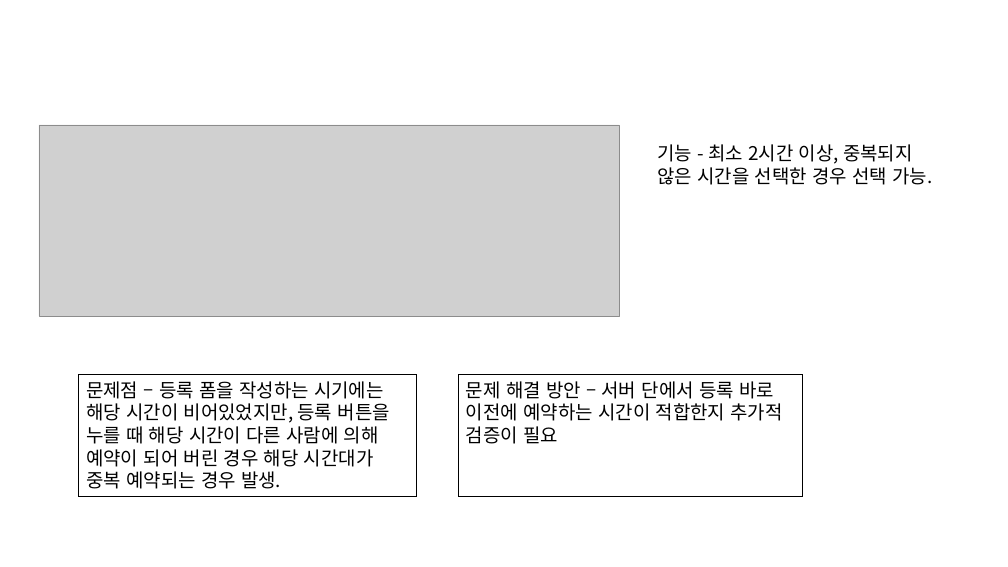
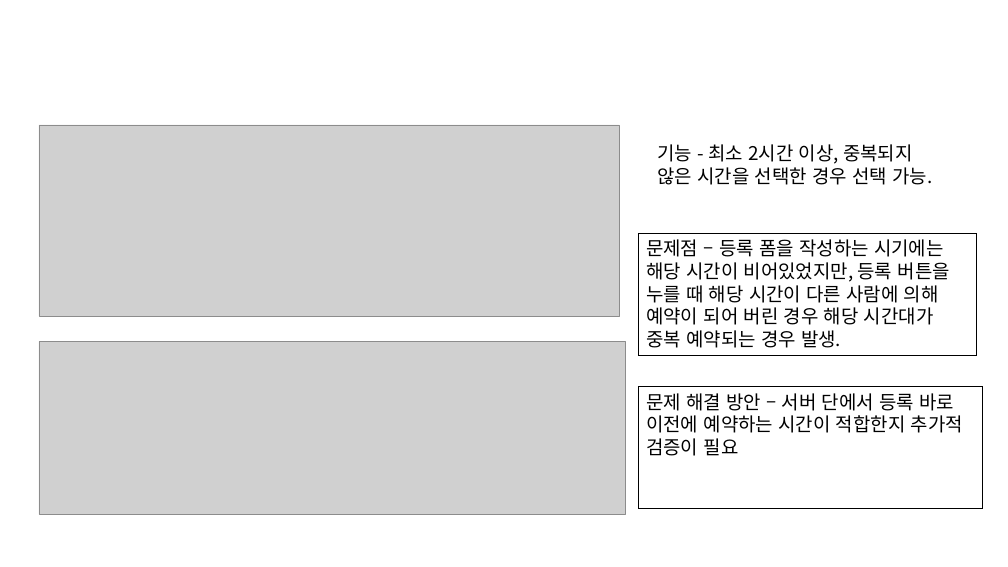
Before and after one commit to ezenteam2/e-Zone, a slide deck: slide 21 of 0 발표용 파워포인트/project05 - 파워포인트 종합 - 형준.pptx (slide 22 before the commit). Drawn at 1008x567 pixels with LibreOffice and Linux fonts; fonts in the diff are those of the drawing; grey boxes stand for pictures; background and template pictures are left out. Boxes give left, top, right and bottom in pixels: in the first picture for what was removed or moved away, otherwise in the second. Text is boxed around its words. In the diff, an @@ line names an element or a change of style, - is before the commit and + after.

```diff
--- a/0 발표용 파워포인트/project05 - 파워포인트 종합 - 형준.pptx
+++ b/0 발표용 파워포인트/project05 - 파워포인트 종합 - 형준.pptx
@@ rectangle "문제점 – 등록 폼을 작성하는 ...": place and size @@
-rectangle "문제점 – 등록 폼을 작성하는 ..." at (79, 374, 417, 497)
+rectangle "문제점 – 등록 폼을 작성하는 ..." at (639, 233, 977, 355)
@@ picture added at (39, 342, 625, 515) @@
@@ rectangle "문제 해결 방안 – 서버 ...": place and size @@
-rectangle "문제 해결 방안 – 서버 ..." at (458, 374, 802, 497)
+rectangle "문제 해결 방안 – 서버 ..." at (639, 386, 983, 509)
```
Also in this commit, not shown: 1 slide removed, 2 other files.
